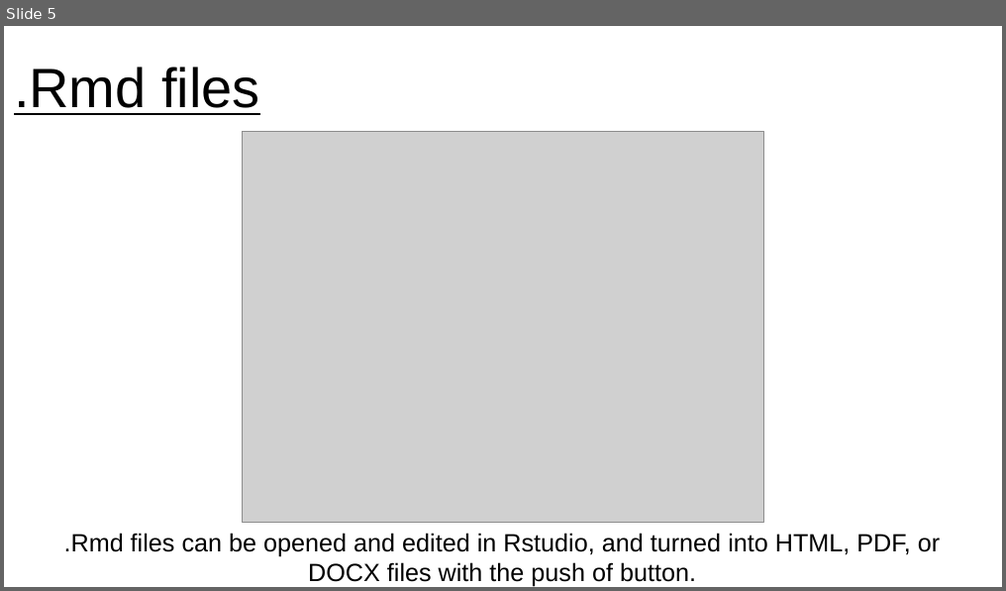
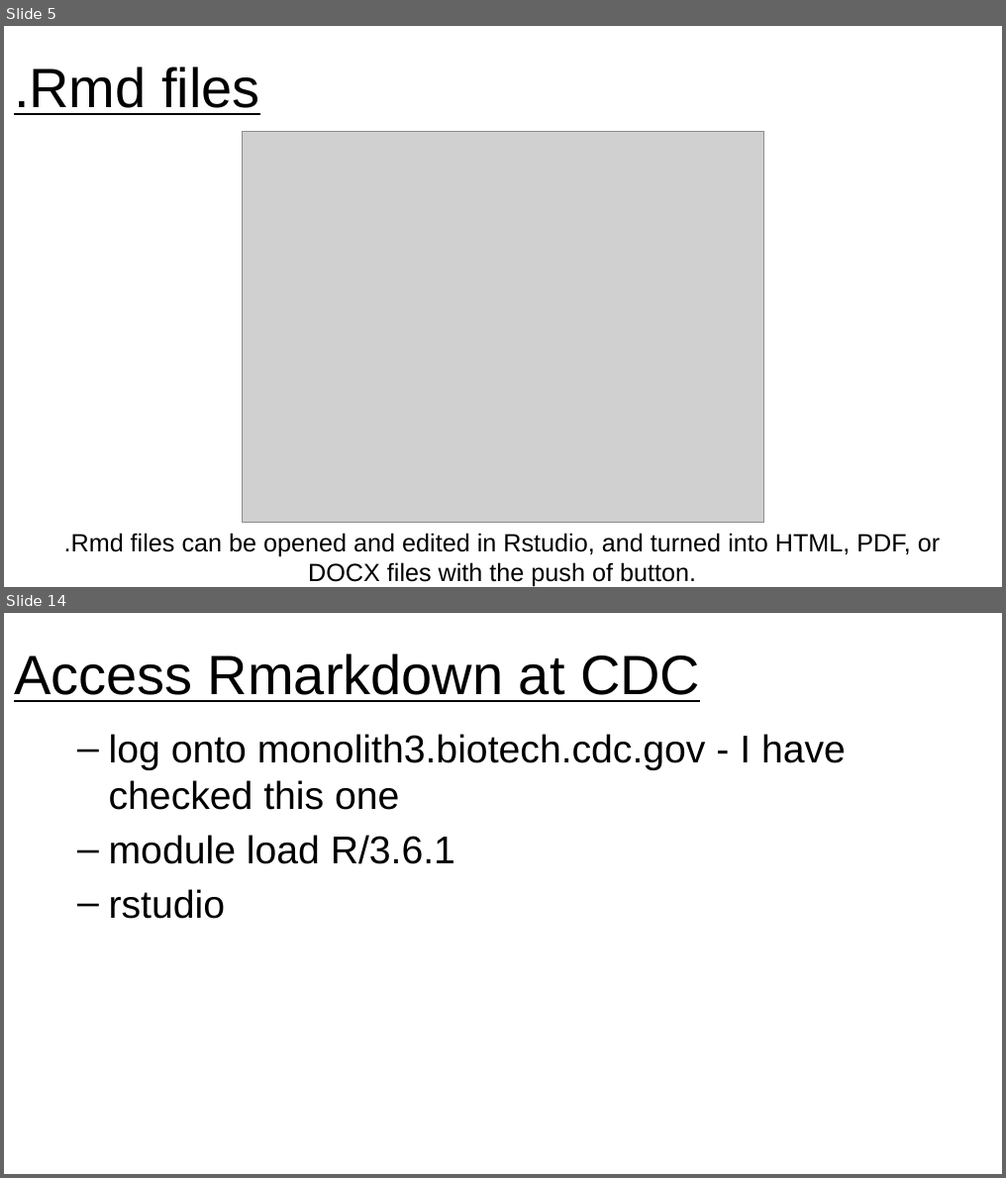
Before and after one commit to jennahamlin/GiGte, a slide deck: GiGte.pptx. Shown one above the other, each under a label of ours: slide 5 before the commit, slides 5 and 14 after it; the slides between them are not shown. The pictures are 1006x591 and 1006x1178 pixels, drawn with LibreOffice and Linux fonts; fonts in the diff are those of the drawing; grey boxes stand for pictures. Boxes give left, top, right and bottom in pixels: in the first picture for what was removed or moved away, otherwise in the second. Text is boxed around its words. In the diff, an @@ line names an element or a change of style, - is before the commit and + after.

```diff
--- a/GiGte.pptx
+++ b/GiGte.pptx
@@ slide 14 added at [4,613,1002,1174], background #FFFFFF @@
@@ title added at [14,654,700,702], 40 pt, text #000000, underline @@
+Access Rmarkdown at CDC
@@ text added at [109,734,846,919], 28 pt, text #000000 @@
+  – log onto monolith3.biotech.cdc.gov - I have checked this one
+  – module load R/3.6.1
+  – rstudio
```
Also in this commit, not shown: 11 slides changed, 3 other slides added, 1 other file.
